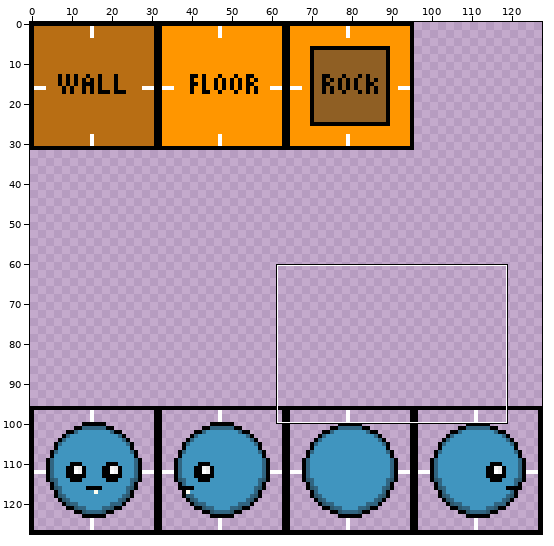
File history of a pixel-art file, assets/sprites/placeholders.aseprite. Above: a wide view before the commit, with the close-up outlined.
Close-up. Before the edit:
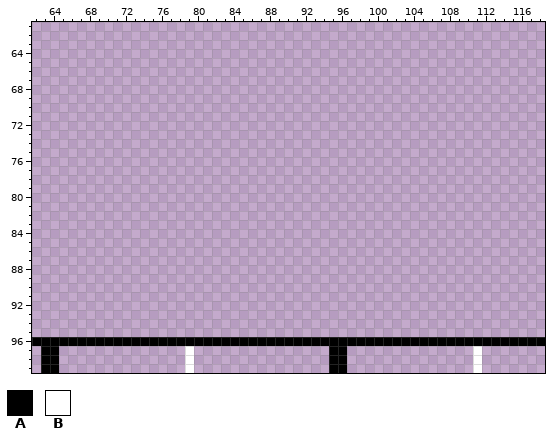
128x128 pixels, 1 frame. Shown: x 62..118, y 61..99. The commit also changed other parts of the picture, which this record leaves out.
Visible layers, top first: "Text", "Background".
Palette (. is transparent): A #000000  B #ffffff
Pixels before, first column x 62:
 96 AAAAAAAAAAAAAAAAAAAAAAAAAAAAAAAAAAAAAAAAAAAAAAAAAAAAAAAAA
 97 .AA..............B...............AA..............B.......
 98 .AA..............B...............AA..............B.......
 99 .AA..............B...............AA..............B.......
The result:
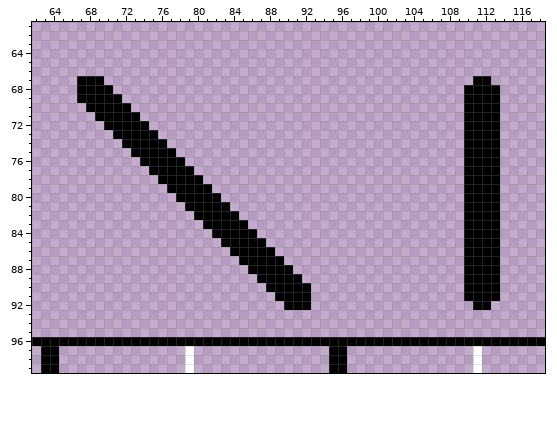
Edits made:
Layer "Background":
y 67: x 67..69 ... -> AAA; x 111..112 .. -> AA
y 68: x 67..70 .... -> AAAA; x 110..113 .... -> AAAA
y 69: x 67..71 ..... -> AAAAA; x 110..113 .... -> AAAA
y 70: x 68..72 ..... -> AAAAA; x 110..113 .... -> AAAA
y 71: x 69..73 ..... -> AAAAA; x 110..113 .... -> AAAA
y 72: x 70..74 ..... -> AAAAA; x 110..113 .... -> AAAA
y 73: x 71..75 ..... -> AAAAA; x 110..113 .... -> AAAA
y 74: x 72..76 ..... -> AAAAA; x 110..113 .... -> AAAA
y 75: x 73..77 ..... -> AAAAA; x 110..113 .... -> AAAA
y 76: x 74..78 ..... -> AAAAA; x 110..113 .... -> AAAA
y 77: x 75..79 ..... -> AAAAA; x 110..113 .... -> AAAA
y 78: x 76..80 ..... -> AAAAA; x 110..113 .... -> AAAA
y 79: x 77..81 ..... -> AAAAA; x 110..113 .... -> AAAA
y 80: x 78..82 ..... -> AAAAA; x 110..113 .... -> AAAA
y 81: x 79..83 ..... -> AAAAA; x 110..113 .... -> AAAA
y 82: x 80..84 ..... -> AAAAA; x 110..113 .... -> AAAA
y 83: x 81..85 ..... -> AAAAA; x 110..113 .... -> AAAA
y 84: x 82..86 ..... -> AAAAA; x 110..113 .... -> AAAA
y 85: x 83..87 ..... -> AAAAA; x 110..113 .... -> AAAA
y 86: x 84..88 ..... -> AAAAA; x 110..113 .... -> AAAA
y 87: x 85..89 ..... -> AAAAA; x 110..113 .... -> AAAA
y 88: x 86..90 ..... -> AAAAA; x 110..113 .... -> AAAA
y 89: x 87..91 ..... -> AAAAA; x 110..113 .... -> AAAA
y 90: x 88..92 ..... -> AAAAA; x 110..113 .... -> AAAA
y 91: x 89..92 .... -> AAAA; x 110..113 .... -> AAAA
y 92: x 90..92 ... -> AAA; x 111..112 .. -> AA
Pixel boxes of the changes (left, top, right, bottom) in both close-ups:
added: (77, 76, 311, 310)
added: (464, 76, 500, 310)
